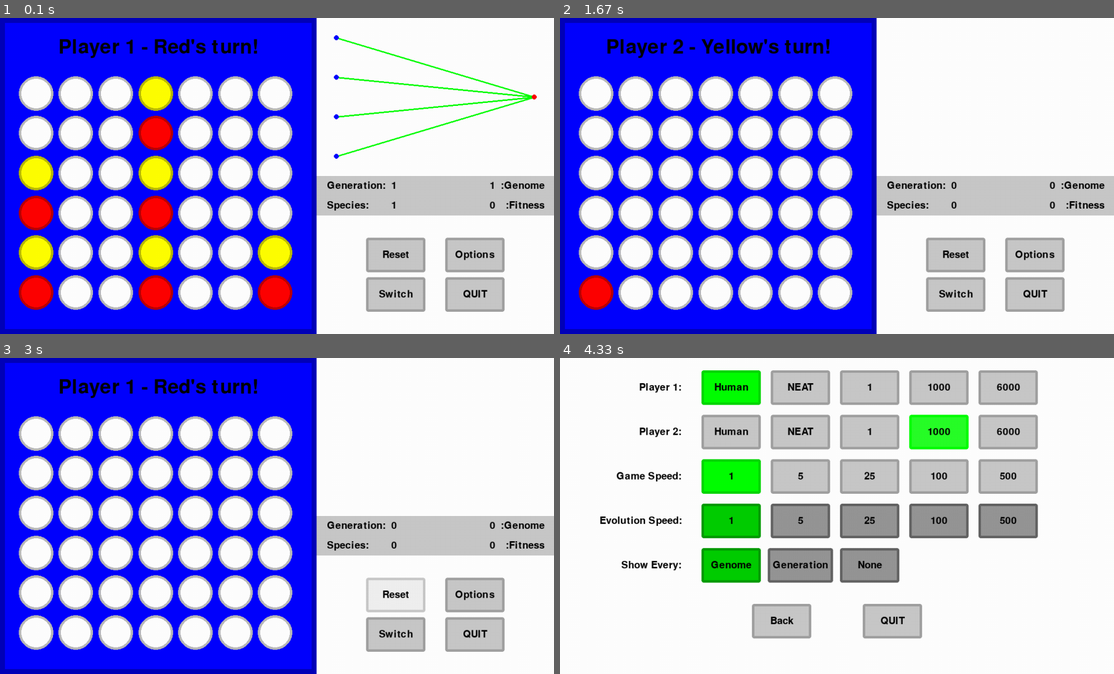
Above: before the commit, frames 1-4 (two rows, left to right).
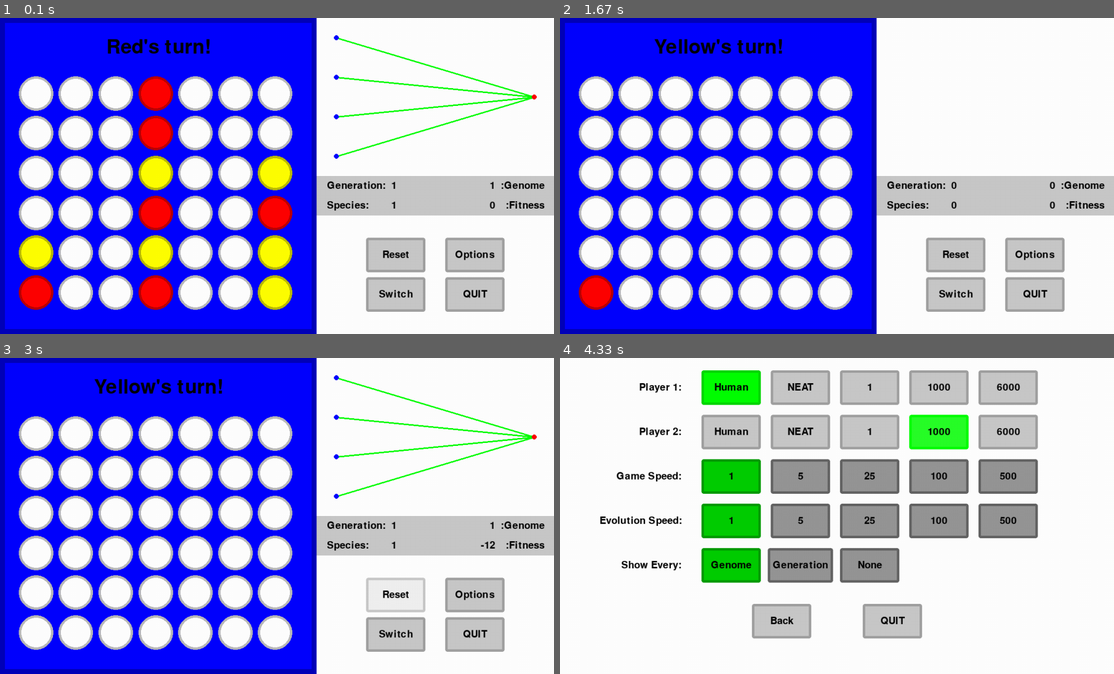
Above: after the commit, the same moments.

Repository: GreenMachine582/NEAT
Game: pygame game, started from main.py
The game is run twice, just before and just after one commit, with the same random seed, the same clock (stepped at 60 frames per second) and the same inputs.
Inputs (mouse positions are in pixels of both pictures, inside the frame that each line leads up to):
- Up to frame 1 (0.1 s): no input
- Up to frame 2 (1.67 s): click (1036, 255) at 0.38 s; click (731, 46) at 0.72 s; click (781, 280) at 1.05 s; tap 1 at 1.33 s
- Up to frame 3 (3 s): click (393, 595) at 1.72 s; click (249, 598) at 2.05 s; tap 5 at 2.33 s; click (393, 595) at 2.72 s
- Up to frame 4 (4.33 s): click (981, 487) at 3.05 s; click (1030, 576) at 3.88 s; click (958, 437) at 4.22 s

The runs differ from the first frame. In frame 1, 4.2% of the frame differs, in the area x 3-53%, y 6-93%; in frame 2, 1.1%; in frame 3, 2.0%; in frame 4, 5.7%, in the area x 25-87%, y 32-43%.

Commit message:
Minor changes and bug fixes for fitness evaluation

Diff:
--- a/connect4/connect4.py
+++ b/connect4/connect4.py
@@ -2,8 +2,8 @@
 
 import mattslib.pygame as mlpg
 
-__version__ = '1.3.3'
-__date__ = '24/03/2022'
+__version__ = '1.4.1'
+__date__ = '29/03/2022'
 
 
 class Piece:
@@ -78,12 +78,11 @@
     """
 
     ROWS, COLUMNS = 6, 7
-    PLAYERS = {0: 'Red', 1: "Yellow"}
-    COLOURS = {0: mlpg.RED, 1: mlpg.YELLOW}
+    PLAYERS = {0: {'id': 1, 'name': 'Red', 'colour': mlpg.RED}, 1: {'id': 2, 'name': 'Yellow', 'colour': mlpg.YELLOW}}
     EMPTY = mlpg.WHITE
     INVALID_MOVE = -2
     LENGTH = 4
-    GAME_STATES = {-2: 'Invalid move', -1: '', 0: 'Draw', 1: 'Player 1 Wins', 2: 'Player 2 Wins'}
+    GAME_STATES = {-2: 'Invalid move', -1: '', 0: 'Draw', 1: 'Win'}
     BOARDER = 10
 
     def __init__(self, game_dims):
@@ -101,15 +100,13 @@
         self.turn = 0
         self.result = -1
 
-        self.player_ids = [1, 2]
-
         self.board_background = mlpg.Rect((self.game_width / 2, self.game_height / 2), self.colour['background'],
                                           [self.game_width - (self.BOARDER * 2), self.game_height - (self.BOARDER * 2)])
-        self.player_text = mlpg.Message(f"Player {self.player_ids[self.current_player]} - {self.PLAYERS[self.current_player]}'s turn!",
+        self.player_text = mlpg.Message(f"{self.PLAYERS[self.current_player]['name']}'s turn!",
                                         (self.game_width / 2, 60), size=40)
 
-        self.board = [[Piece((h, j), self.ROWS, self.COLUMNS, self.EMPTY, self.game_height) for j in range(self.COLUMNS)]
-                      for h in range(self.ROWS)]
+        self.board = [[Piece((h, j), self.ROWS, self.COLUMNS, self.EMPTY, self.game_height)
+                       for j in range(self.COLUMNS)] for h in range(self.ROWS)]
 
     def reset(self) -> None:
         """
@@ -122,10 +119,9 @@
                 self.board[h][j].update(colour=self.EMPTY)
         self.match = True
         self.turn = 0
-        self.current_player = 0
+        self.current_player = self.opponent
         self.opponent = abs(self.current_player - 1)
         self.result = -1
-        self.player_ids = self.player_ids[::-1]
 
     def draw(self, surface: Any) -> None:
         """
@@ -134,7 +130,7 @@
         :return:
             - None
         """
-        self.player_text.update(text=f"Player {self.player_ids[self.current_player]} - {self.PLAYERS[self.current_player]}'s turn!")
+        self.player_text.update(text=f"{self.PLAYERS[self.current_player]['name']}'s turn!")
 
         surface.fill(mlpg.changeColour(self.colour['background'], -70))
         self.board_background.draw(surface)
@@ -150,7 +146,7 @@
         :return:
             - None
         """
-        self.board[move[0]][move[1]].update(colour=self.COLOURS[self.current_player])
+        self.board[move[0]][move[1]].update(colour=self.PLAYERS[self.current_player]['colour'])
         self.turn += 1
 
     def getPossibleMove(self, possible_move: int) -> tuple:
@@ -181,8 +177,7 @@
             for n in range(1, self.LENGTH):
                 a, b = move[0] + (n * direction[0]), move[1] + (n * direction[1])
                 if 0 <= a < self.ROWS and 0 <= b < self.COLUMNS:
-                    piece = self.board[a][b]
-                    if piece.colour == self.COLOURS[self.current_player]:
+                    if self.board[a][b].colour == self.PLAYERS[self.current_player]['colour']:
                         self.board[a][b].update(highlight_colour=colour)
                     else:
                         break
@@ -217,19 +212,19 @@
                 connection_count = 0
                 count_connections = True
                 if directions[direction_pair][direction] is not None:
-                    directions[direction_pair][direction].append(self.player_ids[self.current_player])
+                    directions[direction_pair][direction].append(self.PLAYERS[self.current_player]['id'])
                     for n in range(1, self.LENGTH):
                         a, b = move[0] + (n * direction[0]), move[1] + (n * direction[1])
                         if 0 <= a < self.ROWS and 0 <= b < self.COLUMNS:
                             piece = self.board[a][b]
-                            if piece.colour == self.COLOURS[self.current_player]:
-                                directions[direction_pair][direction].append(self.player_ids[self.current_player])
+                            if piece.colour == self.PLAYERS[self.current_player]['colour']:
+                                directions[direction_pair][direction].append(self.PLAYERS[self.current_player]['id'])
                                 if count_connections:
                                     connection_count += 1
                             else:
                                 count_connections = False
-                                if piece.colour == self.COLOURS[self.opponent]:
-                                    directions[direction_pair][direction].append(self.opponent)
+                                if piece.colour == self.PLAYERS[self.opponent]['colour']:
+                                    directions[direction_pair][direction].append(self.PLAYERS[self.opponent]['id'])
                                 elif piece.colour == self.EMPTY:
                                     directions[direction_pair][direction].append(0)
                         else:
@@ -254,7 +249,7 @@
                 win = True
         if win:
             self.match = False
-            self.result = self.player_ids[self.current_player]
+            self.result = 1
             return
 
         for row in self.board:
@@ -267,6 +262,17 @@
             self.result = 0
         else:
             self.result = -1
+
+    def fitnessEvaluation(self) -> tuple:
+        """
+        Calculates the fitness score with match results.
+        :return:
+            - fitness - tuple[int, int]
+        """
+        max_fitness = (self.ROWS * self.COLUMNS) - (2 * self.LENGTH) - 1
+        if self.result == 1:
+            return max_fitness - self.turn, -max_fitness + self.turn
+        return 0, 0
 
     def main(self, possible_move: int) -> None:
         """
--- a/main.py
+++ b/main.py
@@ -10,8 +10,8 @@
 import mattslib as ml
 import mattslib.pygame as mlpg
 
-__version__ = '1.4.6'
-__date__ = '26/03/2022'
+__version__ = '1.5.1'
+__date__ = '29/03/2022'
 
 # Constants
 WIDTH, HEIGHT = 1120, 640
@@ -62,19 +62,6 @@
 options = None
 
 
-def calculateFitness(win: bool) -> int:
-    """
-    Calculates the fitness with match results.
-    :param win: bool
-    :return:
-        - fitness - int
-    """
-    fitness = (connect4.ROWS * connect4.COLUMNS) - connect4.turn
-    if connect4.result in list(players.keys()):
-        fitness = fitness + 50 if win else 0
-    return fitness
-
-
 def getSpeedShow(current_player: int) -> tuple:
     """
     Returns that speed and show values depending on neat details.
@@ -84,7 +71,7 @@
     """
     if players[current_player] != PLAYER_TYPES[0]:
         if show_every == 'Generation':
-            for player_id in [current_player, connect4.player_ids[connect4.opponent]]:
+            for player_id in [current_player, connect4.PLAYERS[connect4.opponent]['id']]:
                 if neats[player_id] is not None:
                     if neats[player_id].current_species == 0 and neats[player_id].current_genome == 0:
                         return game_speed, True
@@ -347,7 +334,7 @@
         self.group_buttons = {}
         self.messages = []
 
-        self.generate()
+        self.update()
 
     def generate(self) -> None:
         """
@@ -376,7 +363,7 @@
             self.messages.append(mlpg.Message(group_key, (self.BOARDER + (OPTION_WIDTH * (1 / 6)),
                                                           self.BOARDER + (len(self.messages) * 90)), align='mr'))
 
-    def update(self, mouse_pos: tuple, mouse_clicked: bool) -> bool:
+    def update(self, mouse_pos: tuple = None, mouse_clicked: bool = False) -> bool:
         """
         Updates the option buttons, global variables and other related attributes.
         :param mouse_pos: tuple[int, int]
@@ -386,10 +373,11 @@
         """
         global players, game_speed, evolution_speed, max_fps, show_every
         self.generate()
-        for button_key in self.buttons:
-            action = self.buttons[button_key].update(mouse_pos, mouse_clicked)
-            if action is not None:
-                return True
+        if mouse_pos is not None:
+            for button_key in self.buttons:
+                action = self.buttons[button_key].update(mouse_pos, mouse_clicked)
+                if action is not None:
+                    return True
 
         if players[1] != PLAYER_TYPES[1] or players[2] != PLAYER_TYPES[1]:
             evolution_speed = SPEEDS[0]
@@ -402,28 +390,35 @@
             self.group_buttons['Evolution Speed:'].update(active=True)
             self.group_buttons['Show Every:'].update(active=True)
 
-        for group in self.group_buttons:
-            button_key = self.group_buttons[group].update(mouse_pos, mouse_clicked)
-            if button_key is not None and self.group_buttons[group].active:
-                if group in ['Player 1:', 'Player 2:']:
-                    if button_key == 0:
-                        game_speed = SPEEDS[0]
+        if players[1] == PLAYER_TYPES[0] or players[2] == PLAYER_TYPES[0]:
+            game_speed = SPEEDS[0]
+            self.group_buttons['Game Speed:'].update(active=False)
+        else:
+            self.group_buttons['Game Speed:'].update(active=True)
+
+        if mouse_pos is not None:
+            for group in self.group_buttons:
+                button_key = self.group_buttons[group].update(mouse_pos, mouse_clicked)
+                if button_key is not None and self.group_buttons[group].active:
+                    if group in ['Player 1:', 'Player 2:']:
+                        if button_key == 0:
+                            game_speed = SPEEDS[0]
+                            show_every = SHOW_EVERY[0]
+                        players[int(group[-2])] = PLAYER_TYPES[button_key]
+                        if button_key != 1:
+                            game_speed = SPEEDS[0]
+                            show_every = SHOW_EVERY[0]
+                        setup()
+                    elif group == 'Game Speed:':
+                        game_speed = SPEEDS[button_key]
+                    elif group == 'Evolution Speed:':
+                        evolution_speed = SPEEDS[button_key] if game_speed <= SPEEDS[button_key] else game_speed
+                    elif group == 'Show Every:':
                         show_every = SHOW_EVERY[0]
-                    players[int(group[-2])] = PLAYER_TYPES[button_key]
-                    if button_key != 1:
-                        game_speed = SPEEDS[0]
-                        show_every = SHOW_EVERY[0]
-                    setup()
-                elif group == 'Game Speed:':
-                    game_speed = SPEEDS[button_key]
-                elif group == 'Evolution Speed:':
-                    evolution_speed = SPEEDS[button_key] if game_speed <= SPEEDS[button_key] else game_speed
-                elif group == 'Show Every:':
-                    show_every = SHOW_EVERY[0]
-                    if players[1] == players[2] == PLAYER_TYPES[1]:
-                        show_every = SHOW_EVERY[button_key]
-
-                max_fps = max(FPS, max(game_speed, evolution_speed))
+                        if players[1] == players[2] == PLAYER_TYPES[1]:
+                            show_every = SHOW_EVERY[button_key]
+
+                    max_fps = max(FPS, max(game_speed, evolution_speed))
 
     def draw(self, surface: Any) -> None:
         """
@@ -487,7 +482,7 @@
     frame_count, speed, show = 1, game_speed, True
     run = True
     while run:
-        current_player = connect4.player_ids[connect4.current_player]
+        current_player = connect4.PLAYERS[connect4.current_player]['id']
         speed, show = getSpeedShow(current_player)
 
         possible_move = None
@@ -547,15 +542,12 @@
 
         if not connect4.match:
             if frame_count >= max_fps / speed:
-                if players[current_player] == PLAYER_TYPES[1] and neats[current_player].shouldEvolve():
-                    gen = f"Generation:"
-                    for i, player_key in enumerate([current_player, connect4.player_ids[connect4.opponent]]):
+                fitness = connect4.fitnessEvaluation()
+                for i, player_key in enumerate([current_player, connect4.PLAYERS[connect4.opponent]['id']]):
+                    if players[player_key] == PLAYER_TYPES[1] and neats[player_key].shouldEvolve():
                         current_genome = neats[player_key].getGenome()
-                        current_genome.fitness = calculateFitness(bool(i))
+                        current_genome.fitness = fitness[i]
                         neats[player_key].nextGenome(f"ai_{player_key}")
-                        gen += f" {player_key} - {neats[player_key].generation + 1}"
-                    if show:
-                        print(gen)
                 connect4.reset()
 
         if display:
--- a/neat/neat.py
+++ b/neat/neat.py
@@ -9,8 +9,8 @@
 from mattslib.dict import countOccurrence, getKeyByWeights
 from mattslib.file import read, write
 
-__version__ = '1.4.4'
-__date__ = '26/03/2022'
+__version__ = '1.4.5'
+__date__ = '28/03/2022'
 
 
 def genomicCrossover(x_member: Genome, y_member: Genome) -> Genome:
--- a/neat/settings.py
+++ b/neat/settings.py
@@ -2,8 +2,8 @@
 
 from mattslib.file import read, write
 
-__version__ = '1.4.3'
-__date__ = '26/03/2022'
+__version__ = '1.4.4'
+__date__ = '28/03/2022'
 
 
 class Settings(object):
--- a/neat/specie.py
+++ b/neat/specie.py
@@ -9,8 +9,8 @@
 from mattslib.dict import countOccurrence, sortIntoDict
 from mattslib.math_util import mean
 
-__version__ = '1.4.3'
-__date__ = '26/03/2022'
+__version__ = '1.4.4'
+__date__ = '28/03/2022'
 
 
 def genomicDistance(x_member: Genome, y_member: Genome, distance_weights: dict) -> float:
